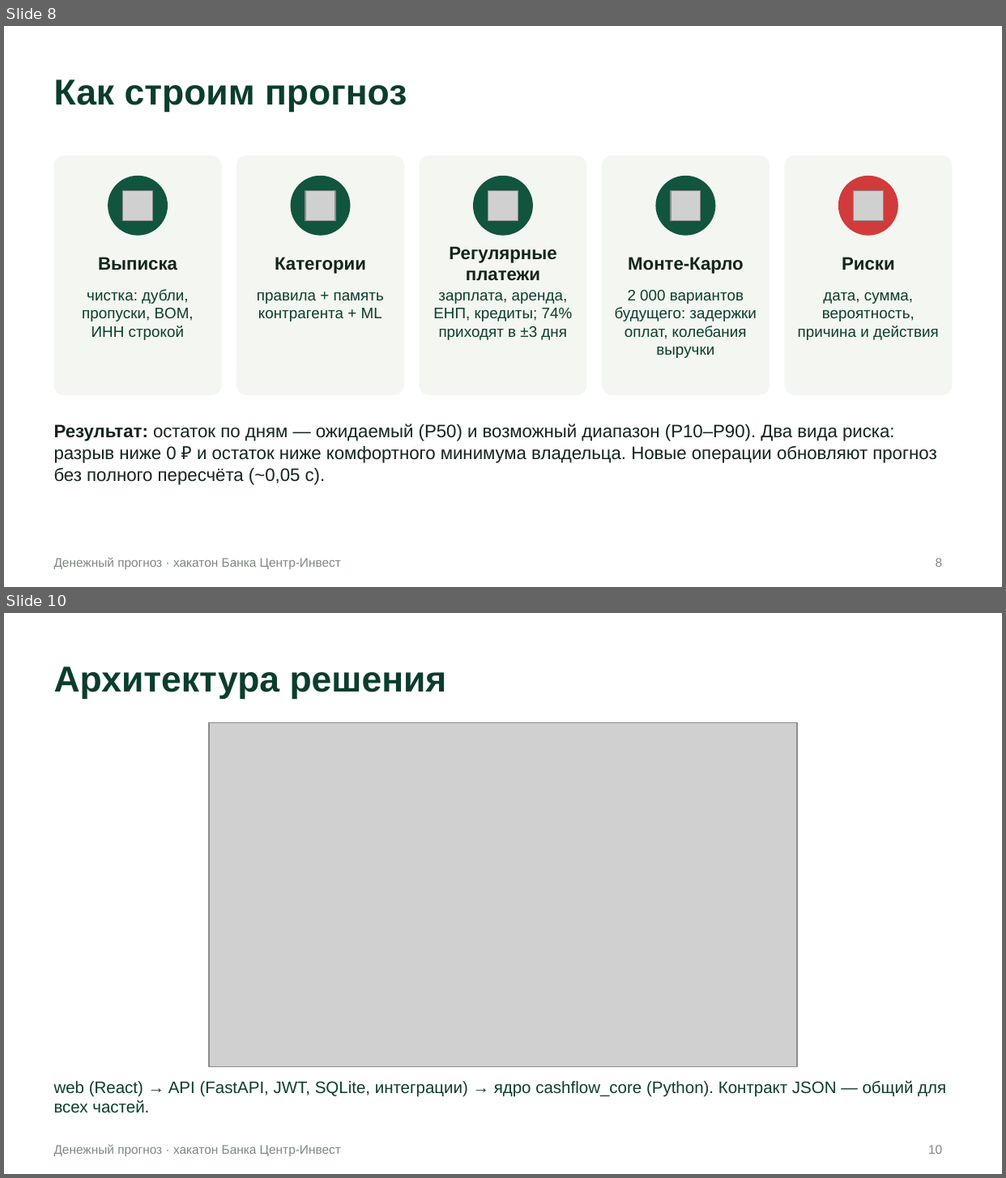
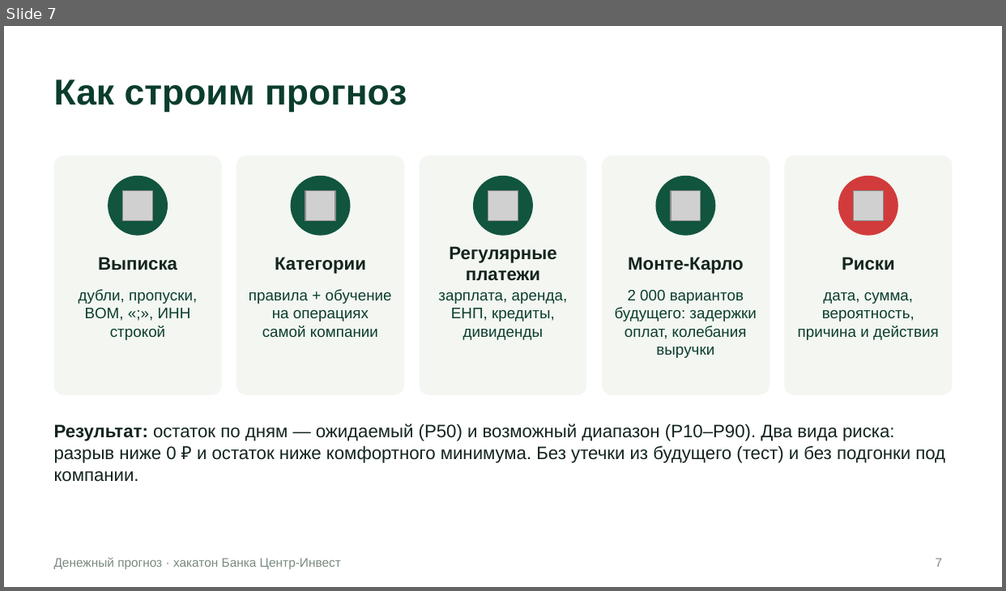
Before and after one commit to VaDex-web/cashflow, a slide deck: docs/presentation.pptx. Shown one above the other, each under a label of ours: slides 8 and 10 before the commit, slide 7 after it; the slides between them are not shown. The pictures are 1006x1178 and 1006x591 pixels, drawn with LibreOffice and Linux fonts; fonts in the diff are those of the drawing; grey boxes stand for pictures. Boxes give left, top, right and bottom in pixels: in the first picture for what was removed or moved away, otherwise in the second. Text is boxed around its words. In the diff, an @@ line names an element or a change of style, - is before the commit and + after.

```diff
--- a/docs/presentation.pptx
+++ b/docs/presentation.pptx
@@ slide 10 removed at [4, 613, 1002, 1174], background #FFFFFF; not listed: 1 template element that a slide beside it also shows @@
@@ title removed at [54, 666, 447, 700] @@
-Архитектура решения
@@ picture removed at [209, 723, 796, 1067] @@
@@ text removed at [54, 1080, 946, 1114] @@
-web (React) → API (FastAPI, JWT, SQLite, интеграции) → ядро cashflow_core (Python). Контракт JSON — общий для всех частей.
@@ page number removed at [928, 1145, 942, 1154] @@
-10
@@ what was slide 8 is now slide 7 @@
@@ slide 7 changed as well @@
@@ text at [79, 289, 197, 340]: text changed @@
-чистка: дубли, пропуски, BOM, ИНН строкой
+дубли, пропуски, BOM, «;», ИНН строкой
@@ text at [249, 289, 392, 337]: text changed @@
-правила + память контрагента + ML
+правила + обучение на операциях самой компании
@@ text at [438, 292, 568, 340]: text changed @@
-зарплата, аренда, ЕНП, кредиты; 74% приходят в ±3 дня
+зарплата, аренда, ЕНП, кредиты, дивиденды
@@ text at [54, 424, 945, 482]: text changed @@
-Результат: остаток по дням — ожидаемый (P50) и возможный диапазон (P10–P90). Два вида риска: разрыв ниже 0 ₽ и остаток ниже комфортного минимума владельца. Новые операции обновляют прогноз без полного пересчёта (~0,05 с).
+Результат: остаток по дням — ожидаемый (P50) и возможный диапазон (P10–P90). Два вида риска: разрыв ниже 0 ₽ и остаток ниже комфортного минимума. Без утечки из будущего (тест) и без подгонки под компании.
@@ page number at [936, 558, 943, 567]: text changed @@
-8
+7
```
Also in this commit, not shown: 6 other slides changed, 4 slides added, 5 other slides removed, 23 other files.
